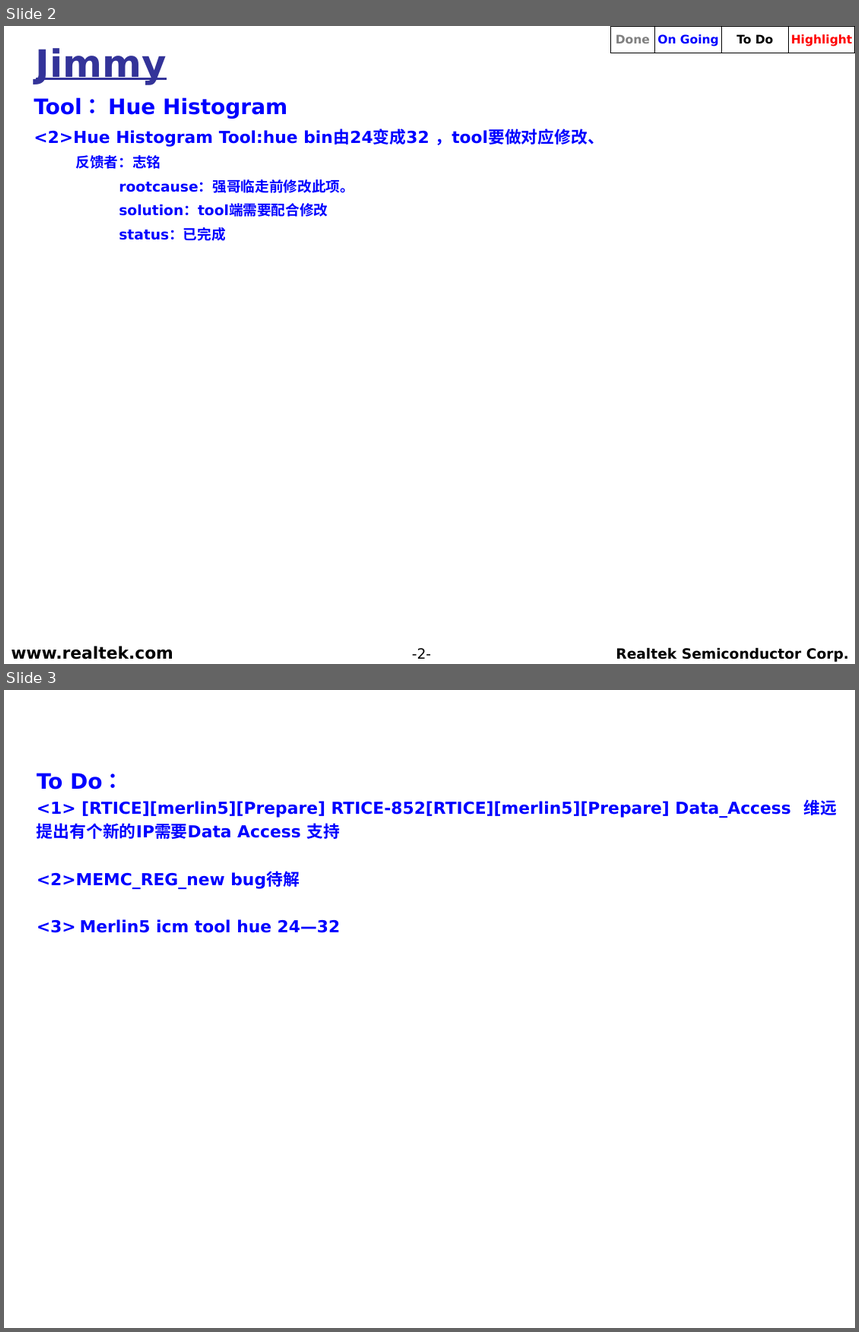
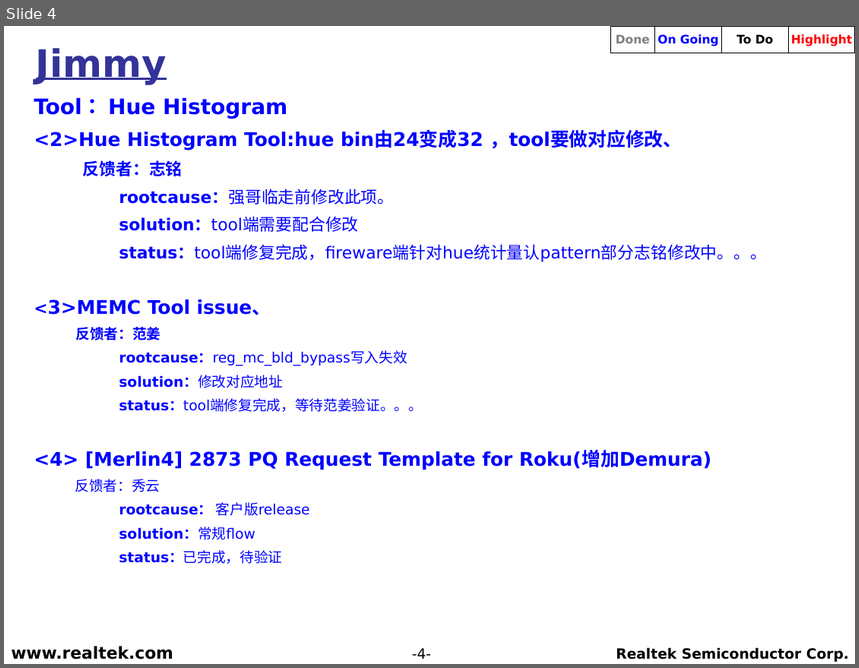
Before and after one commit to weicun581/Weekly_report, a slide deck: 2019年6月/RS_TV_SD_(Jimmy)_20190611.ppt. Shown one above the other, each under a label of ours: slides 2 and 3 before the commit, slide 4 after it. The pictures are 859x1332 and 859x668 pixels, drawn with LibreOffice and Linux fonts; fonts in the diff are those of the drawing; background and template pictures are left out. Boxes give left, top, right and bottom in pixels: in the first picture for what was removed or moved away, otherwise in the second. Text is boxed around its words. In the diff, an @@ line names an element or a change of style, - is before the commit and + after.

```diff
--- a/2019年6月/RS_TV_SD_(Jimmy)_20190611.ppt
+++ b/2019年6月/RS_TV_SD_(Jimmy)_20190611.ppt
@@ slide 3 removed at bbox=[4, 690, 855, 1328], background picture (left out) @@
@@ text removed at bbox=[37, 773, 837, 933] @@
-  To Do：
-  <1> [RTICE][merlin5][Prepare] RTICE-852[RTICE][merlin5][Prepare] Data_Access 维远提出有个新的IP需要Data Access 支持
-  <2>MEMC_REG_new bug待解
-  <3> Merlin5 icm tool hue 24—32
@@ what was slide 2 is now slide 4 @@
@@ slide 4 changed as well @@
@@ text at bbox=[34, 129, 683, 232]: size 14 to 16 pt in "<2>Hue Histogram Tool:hue bin由24变成32 ，tool要做对应修改、"; size 12 to 14 pt in "反馈者：志铭", "rootcause：强哥临走前修改此项。", "solution：tool端需要配合修改"; bold off in "rootcause：强哥临走前修改此项。", "solution：tool端需要配合修改" @@
@@ text at bbox=[34, 245, 767, 564]: text changed @@
-  status：已完成
+  status：tool端修复完成，fireware端针对hue统计量认pattern部分志铭修改中。。。
+  <3>MEMC Tool issue、
+  反馈者：范姜
+  rootcause：reg_mc_bld_bypass写入失效
+  solution：修改对应地址
+  status：tool端修复完成，等待范姜验证。。。
+  <4> [Merlin4] 2873 PQ Request Template for Roku(增加Demura)
+  反馈者：秀云
+  rootcause： 客户版release
+  solution：常规flow
+  status：已完成，待验证
@@ page number at bbox=[412, 648, 431, 659]: text changed @@
--2-
+-4-
```
Also in this commit, not shown: 1 other slide changed, 5 slides added.
